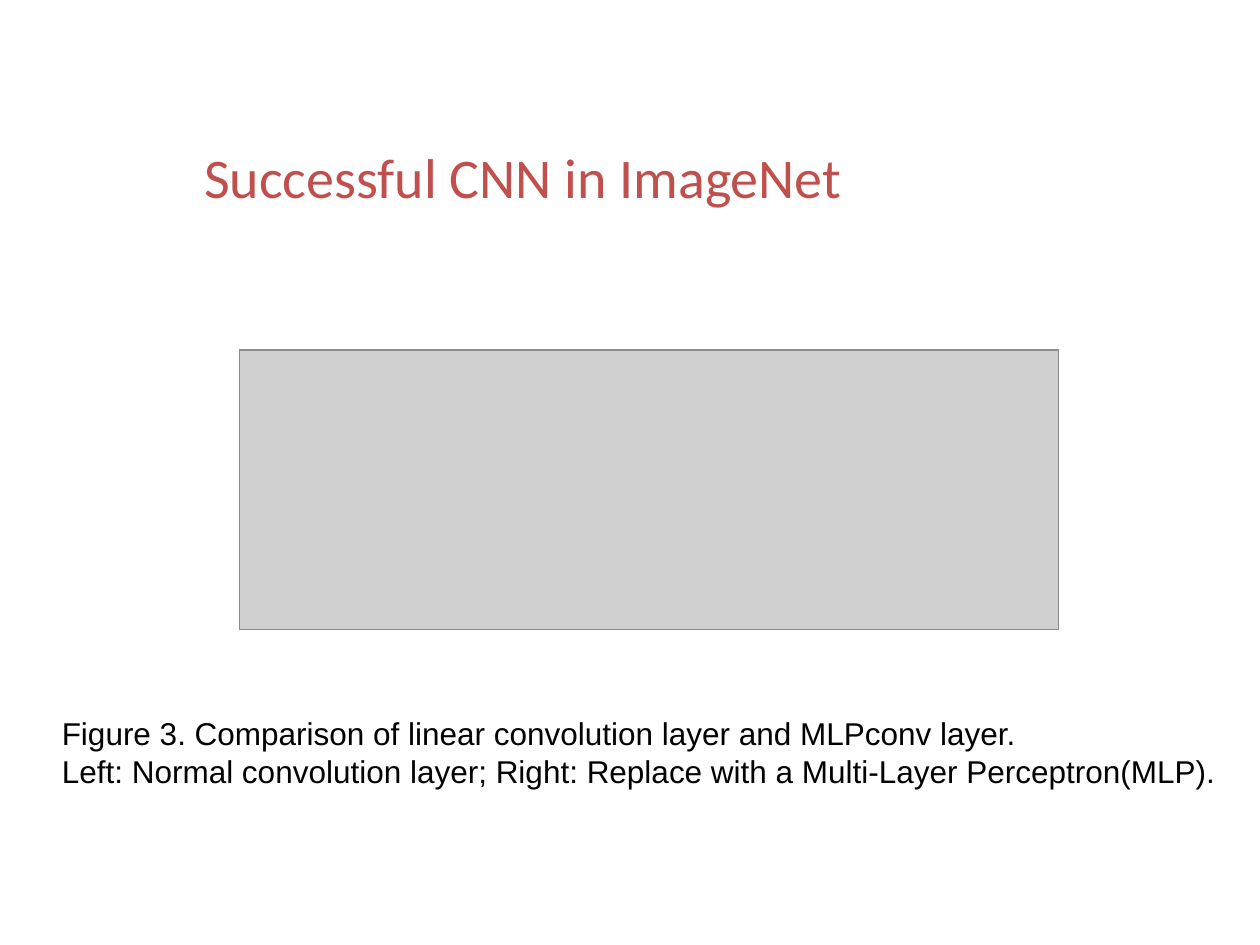
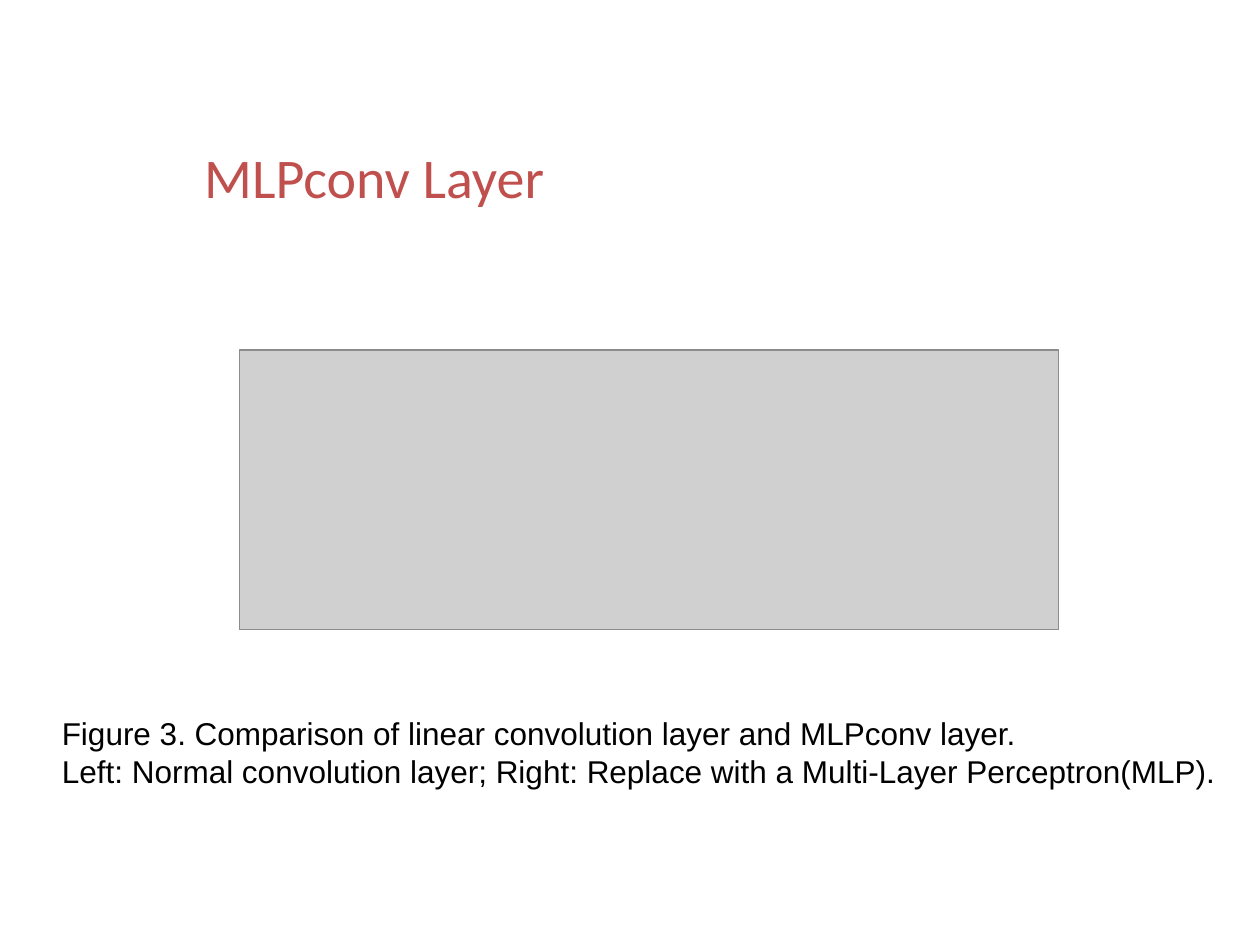
Before and after one commit to ttomchy/CV_2Project, a slide deck: slide 14 of presentation.pptx (slide 18 before the commit). Drawn at 1260x945 pixels with LibreOffice and Linux fonts; fonts in the diff are those of the drawing; grey boxes stand for pictures; background and template pictures are left out. Boxes give left, top, right and bottom in pixels: in the first picture for what was removed or moved away, otherwise in the second. Text is boxed around its words. In the diff, an @@ line names an element or a change of style, - is before the commit and + after.

```diff
--- a/presentation.pptx
+++ b/presentation.pptx
@@ text at (x1=204, y1=162, x2=544, y2=207): text changed @@
-Successful CNN in ImageNet
+MLPconv Layer
```
Also in this commit, not shown: 8 other slides changed, 2 slides added, 12 slides removed.
